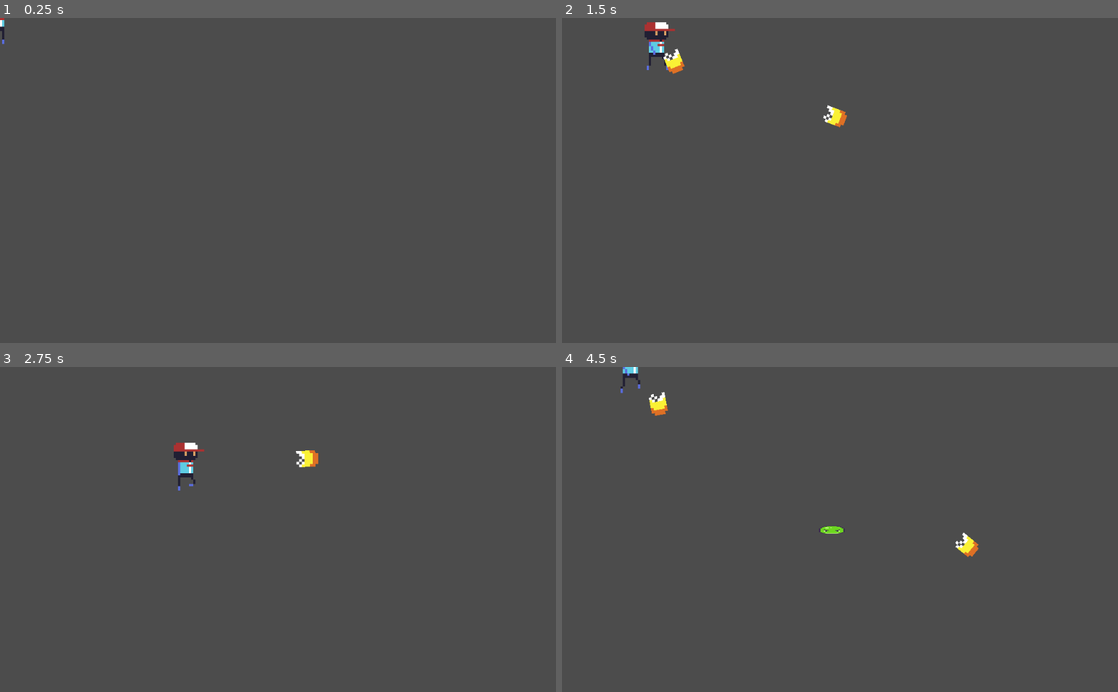
Above: before the commit, frames 1-4 (two rows, left to right).
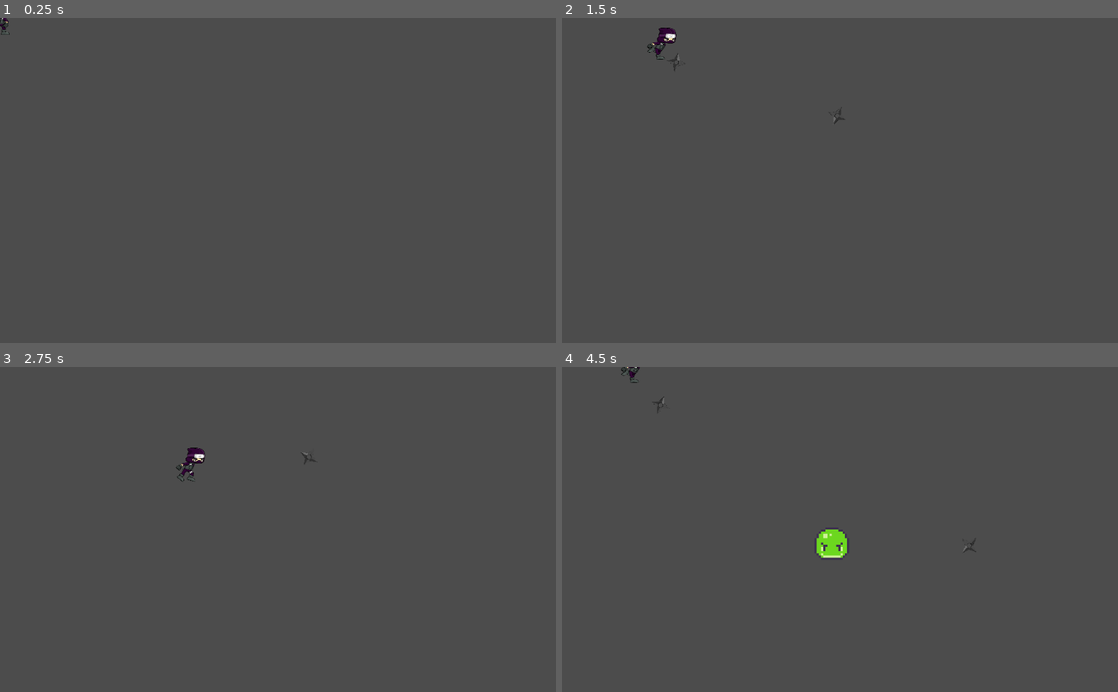
Above: after the commit, the same moments.

Repository: YanBarbosaLouzada/Godot_Alunos
Game: Godot game, scene res://Scenes/Node2D.tscn
Two runs of this game, one before a commit and one after it. Both use one fixed random seed, a clock stepped at 60 frames per second and the inputs below.
Inputs (mouse positions are in pixels of both pictures, inside the frame that each line leads up to):
- Up to frame 1 (0.25 s): no input
- Up to frame 2 (1.5 s): tap Enter at 0.5 s; move the mouse to (962, 164) at 0.52 s; hold Right 0.53-1.28 s; click (962, 164) at 0.6 s; move the mouse to (728, 196) at 1.27 s; hold Down from 1.28 s (still down); click (728, 196) at 1.35 s
- Up to frame 3 (2.75 s): move the mouse to (333, 458) at 2.02 s; release Down at 2.03 s; hold Right from 2.03 s (still down); click (333, 458) at 2.1 s
- Up to frame 4 (4.5 s): move the mouse to (812, 594) at 2.77 s; release Right at 2.78 s; hold Up 2.78-3.53 s; click (812, 594) at 2.85 s; move the mouse to (1006, 578) at 3.52 s; hold Left from 3.53 s (still down); click (1006, 578) at 3.6 s; move the mouse to (673, 480) at 4.27 s; click (673, 480) at 4.35 s

The runs differ from the first frame. In frame 1, less than 0.1% of the frame differs, in the area x 0-2%, y 0-9%; in frame 2, 0.8%; in frame 3, 0.6%; in frame 4, 1.0%, in the area x 10-75%, y 0-60%.

Commit message:
Marcelinho

Diff:
--- a/Scenes/Enemy.gd
+++ b/Scenes/Enemy.gd
@@ -3,6 +3,8 @@
 var player
 var angle
 var speed = 3
+var life = 30
+
 
 func _ready():
 	player = get_parent().get_child(0)
@@ -13,3 +15,9 @@
 	angle = get_angle_to(player.position)
 	if position.distance_to(player.position) > 75:
 		move_and_collide(Vector2(1,0).rotated(angle) * speed)
+	else:
+		player.life -= 10
+		get_parent().remove_child(self)
+
+	if life <= 0:
+		get_parent().remove_child(self)
--- a/Scenes/Enemy.tscn
+++ b/Scenes/Enemy.tscn
@@ -28,12 +28,18 @@
 "speed": 5.0
 } ]
 
+[sub_resource type="CircleShape2D" id=2]
+
 [node name="Enemy" type="KinematicBody2D"]
-scale = Vector2( 3, 1 )
+scale = Vector2( 4, 4 )
 script = ExtResource( 14 )
 
 [node name="AnimatedSprite" type="AnimatedSprite" parent="."]
 frames = SubResource( 1 )
 animation = "move"
-frame = 2
+frame = 3
 playing = true
+
+[node name="CollisionShape2D" type="CollisionShape2D" parent="."]
+position = Vector2( 0.5, 8.5 )
+shape = SubResource( 2 )
--- a/Scenes/Fireball.gd
+++ b/Scenes/Fireball.gd
@@ -6,4 +6,10 @@
 	look_at(get_global_mouse_position())
 
 func _process(delta):
-	move_and_collide(Vector2(1,0).rotated(rotation)*speed)
+	var colidiu = move_and_collide(Vector2(1,0).rotated(rotation)*speed)
+
+	if colidiu:
+		if "Enemy" in colidiu.collider.name:
+			print("colidi com um inimigo")
+			colidiu.collider.set("life",colidiu.collider.life - 10)
+			get_parent().remove_child(self)
--- a/Scenes/Fireball.tscn
+++ b/Scenes/Fireball.tscn
@@ -1,21 +1,34 @@
-[gd_scene load_steps=6 format=2]
+[gd_scene load_steps=9 format=2]
 
-[ext_resource path="res://Assets/Sprites/Sprites/Shoot/Shoot1.png" type="Texture" id=1]
-[ext_resource path="res://Assets/Sprites/Sprites/Shoot/Shoot2.png" type="Texture" id=2]
-[ext_resource path="res://Assets/Sprites/Sprites/Shoot/Shoot3.png" type="Texture" id=3]
+[ext_resource path="res://Assets/Arma1.png" type="Texture" id=1]
+[ext_resource path="res://Assets/Arma4.png" type="Texture" id=2]
+[ext_resource path="res://Assets/Arma2.png" type="Texture" id=3]
 [ext_resource path="res://Scenes/Fireball.gd" type="Script" id=4]
+[ext_resource path="res://Assets/Arma3.png" type="Texture" id=5]
+[ext_resource path="res://Assets/Arma5.png" type="Texture" id=6]
 
 [sub_resource type="SpriteFrames" id=1]
 animations = [ {
-"frames": [ ExtResource( 1 ), ExtResource( 2 ), ExtResource( 3 ) ],
+"frames": [ ExtResource( 1 ), ExtResource( 3 ), ExtResource( 5 ), ExtResource( 2 ), ExtResource( 6 ) ],
 "loop": true,
-"name": "default",
-"speed": 5.0
+"name": "tiro",
+"speed": 10.0
 } ]
+
+[sub_resource type="CircleShape2D" id=2]
+radius = 26.0
 
 [node name="Fireball" type="KinematicBody2D"]
 script = ExtResource( 4 )
 
 [node name="AnimatedSprite" type="AnimatedSprite" parent="."]
-scale = Vector2( 5, 5 )
+rotation = 1.48877
+scale = Vector2( 0.0951389, 0.09375 )
 frames = SubResource( 1 )
+animation = "tiro"
+frame = 3
+playing = true
+
+[node name="CollisionShape2D" type="CollisionShape2D" parent="."]
+position = Vector2( 0, -1 )
+shape = SubResource( 2 )
--- a/Scenes/Node2D.tscn
+++ b/Scenes/Node2D.tscn
@@ -1,63 +1,55 @@
-[gd_scene load_steps=33 format=2]
+[gd_scene load_steps=24 format=2]
 
-[ext_resource path="res://Assets/Sprites/Sprites/Player/Idle/Character_Idle18.png" type="Texture" id=1]
+[ext_resource path="res://Assets/Run__002.png" type="Texture" id=1]
 [ext_resource path="res://Scenes/Player.gd" type="Script" id=2]
-[ext_resource path="res://Assets/Sprites/Sprites/Player/Idle/Character_Idle21.png" type="Texture" id=3]
-[ext_resource path="res://Assets/Sprites/Sprites/Player/Idle/Character_Idle20.png" type="Texture" id=4]
-[ext_resource path="res://Assets/Sprites/Sprites/Player/Walk/Character_Run1.png" type="Texture" id=5]
-[ext_resource path="res://Assets/Sprites/Sprites/Player/Walk/Character_Run2.png" type="Texture" id=6]
-[ext_resource path="res://Assets/Sprites/Sprites/Player/Walk/Character_Run4.png" type="Texture" id=7]
-[ext_resource path="res://Assets/Sprites/Sprites/Player/Walk/Character_Run3.png" type="Texture" id=8]
-[ext_resource path="res://Assets/Sprites/Sprites/Player/Idle/Character_Idle19.png" type="Texture" id=9]
-[ext_resource path="res://Assets/Sprites/Sprites/Player/Idle/Character_Idle2.png" type="Texture" id=10]
-[ext_resource path="res://Assets/Sprites/Sprites/Player/Idle/Character_Idle4.png" type="Texture" id=11]
-[ext_resource path="res://Assets/Sprites/Sprites/Player/Idle/Character_Idle6.png" type="Texture" id=12]
-[ext_resource path="res://Assets/Sprites/Sprites/Player/Idle/Character_Idle7.png" type="Texture" id=13]
-[ext_resource path="res://Assets/Sprites/Sprites/Player/Idle/Character_Idle8.png" type="Texture" id=14]
-[ext_resource path="res://Assets/Sprites/Sprites/Player/Idle/Character_Idle1.png" type="Texture" id=15]
-[ext_resource path="res://Assets/Sprites/Sprites/Player/Idle/Character_Idle5.png" type="Texture" id=16]
-[ext_resource path="res://Assets/Sprites/Sprites/Player/Idle/Character_Idle9.png" type="Texture" id=17]
-[ext_resource path="res://Assets/Sprites/Sprites/Player/Idle/Character_Idle10.png" type="Texture" id=18]
-[ext_resource path="res://Assets/Sprites/Sprites/Player/Idle/Character_Idle3.png" type="Texture" id=19]
-[ext_resource path="res://Assets/Sprites/Sprites/Player/Idle/Character_Idle11.png" type="Texture" id=20]
-[ext_resource path="res://Assets/Sprites/Sprites/Player/Idle/Character_Idle13.png" type="Texture" id=21]
-[ext_resource path="res://Assets/Sprites/Sprites/Player/Idle/Character_Idle14.png" type="Texture" id=22]
-[ext_resource path="res://Assets/Sprites/Sprites/Player/Idle/Character_Idle12.png" type="Texture" id=23]
-[ext_resource path="res://Assets/Sprites/Sprites/Player/Idle/Character_Idle15.png" type="Texture" id=24]
-[ext_resource path="res://Assets/Sprites/Sprites/Player/Idle/Character_Idle16.png" type="Texture" id=25]
-[ext_resource path="res://Assets/Sprites/Sprites/Player/Idle/Character_Idle17.png" type="Texture" id=26]
-[ext_resource path="res://Assets/Sprites/Sprites/Player/Walk/Character_Run8.png" type="Texture" id=27]
-[ext_resource path="res://Assets/Sprites/Sprites/Player/Walk/Character_Run5.png" type="Texture" id=28]
-[ext_resource path="res://Assets/Sprites/Sprites/Player/Walk/Character_Run6.png" type="Texture" id=29]
-[ext_resource path="res://Assets/Sprites/Sprites/Player/Walk/Character_Run7.png" type="Texture" id=30]
+[ext_resource path="res://Assets/Run__004.png" type="Texture" id=3]
+[ext_resource path="res://Assets/Run__008.png" type="Texture" id=4]
+[ext_resource path="res://Assets/Run__006.png" type="Texture" id=5]
+[ext_resource path="res://Assets/Run__003.png" type="Texture" id=6]
+[ext_resource path="res://Assets/Run__007.png" type="Texture" id=7]
+[ext_resource path="res://Assets/Run__009.png" type="Texture" id=8]
+[ext_resource path="res://Assets/Idle__000.png" type="Texture" id=9]
+[ext_resource path="res://Assets/Idle__001.png" type="Texture" id=10]
+[ext_resource path="res://Assets/Idle__002.png" type="Texture" id=11]
+[ext_resource path="res://Assets/Idle__003.png" type="Texture" id=12]
+[ext_resource path="res://Assets/Run__005.png" type="Texture" id=13]
+[ext_resource path="res://Assets/Run__000.png" type="Texture" id=14]
+[ext_resource path="res://Assets/Run__001.png" type="Texture" id=15]
+[ext_resource path="res://Assets/Idle__005.png" type="Texture" id=16]
+[ext_resource path="res://Assets/Idle__009.png" type="Texture" id=17]
+[ext_resource path="res://Assets/Idle__006.png" type="Texture" id=18]
+[ext_resource path="res://Assets/Idle__004.png" type="Texture" id=19]
+[ext_resource path="res://Assets/Idle__007.png" type="Texture" id=20]
+[ext_resource path="res://Assets/Idle__008.png" type="Texture" id=21]
 [ext_resource path="res://Scenes/Timer.gd" type="Script" id=31]
 
 [sub_resource type="SpriteFrames" id=1]
 animations = [ {
-"frames": [ ExtResource( 15 ), ExtResource( 10 ), ExtResource( 19 ), ExtResource( 11 ), ExtResource( 16 ), ExtResource( 12 ), ExtResource( 13 ), ExtResource( 14 ), ExtResource( 17 ), ExtResource( 18 ), ExtResource( 20 ), ExtResource( 23 ), ExtResource( 21 ), ExtResource( 22 ), ExtResource( 24 ), ExtResource( 25 ), ExtResource( 26 ), ExtResource( 1 ), ExtResource( 9 ), ExtResource( 4 ), ExtResource( 3 ) ],
+"frames": [ ExtResource( 9 ), ExtResource( 10 ), ExtResource( 11 ), ExtResource( 12 ), ExtResource( 19 ), ExtResource( 16 ), ExtResource( 18 ), ExtResource( 20 ), ExtResource( 21 ), ExtResource( 17 ) ],
 "loop": true,
 "name": "Idle",
 "speed": 5.0
 }, {
-"frames": [ ExtResource( 5 ), ExtResource( 6 ), ExtResource( 8 ), ExtResource( 7 ), ExtResource( 28 ), ExtResource( 29 ), ExtResource( 30 ), ExtResource( 27 ) ],
+"frames": [ ExtResource( 14 ), ExtResource( 15 ), ExtResource( 1 ), ExtResource( 6 ), ExtResource( 3 ), ExtResource( 13 ), ExtResource( 5 ), ExtResource( 7 ), ExtResource( 4 ), ExtResource( 8 ) ],
 "loop": true,
 "name": "Walk",
-"speed": 5.0
+"speed": 10.0
 } ]
 
 [node name="Node2D" type="Node2D"]
 
 [node name="Player" type="KinematicBody2D" parent="."]
+position = Vector2( 1, 0 )
 script = ExtResource( 2 )
 __meta__ = {
 "_edit_group_": true
 }
 
 [node name="Sprite" type="AnimatedSprite" parent="Player"]
-scale = Vector2( 4, 4 )
+scale = Vector2( 0.167241, 0.140888 )
 frames = SubResource( 1 )
 animation = "Idle"
-frame = 15
+frame = 7
 playing = true
 
 [node name="Timer" type="Timer" parent="."]
--- a/Scenes/Player.gd
+++ b/Scenes/Player.gd
@@ -2,6 +2,7 @@
 
 var direction = Vector2()
 var speed = 4
+var life = 100
 var fireball = preload("res://Scenes/Fireball.tscn")
 
 func _ready():
@@ -38,4 +39,7 @@
 		newFireBall.position = self.position
 		self.get_parent().add_child(newFireBall)
 
+	if life <= 0:
+		print("Morri")
+
 	move_and_collide(direction)
Binary file added: Assets/Arma1.png
Not shown, added: Assets/Arma1.png.import
Binary file added: Assets/Arma2.png
Not shown, added: Assets/Arma2.png.import
Binary file added: Assets/Arma3.png
Not shown, added: Assets/Arma3.png.import
Binary file added: Assets/Arma4.png
Not shown, added: Assets/Arma4.png.import
Binary file added: Assets/Arma5.png
Not shown, added: Assets/Arma5.png.import
Binary file added: Assets/Idle__000.png
Not shown, added: Assets/Idle__000.png.import
(and 41 more such lines)
